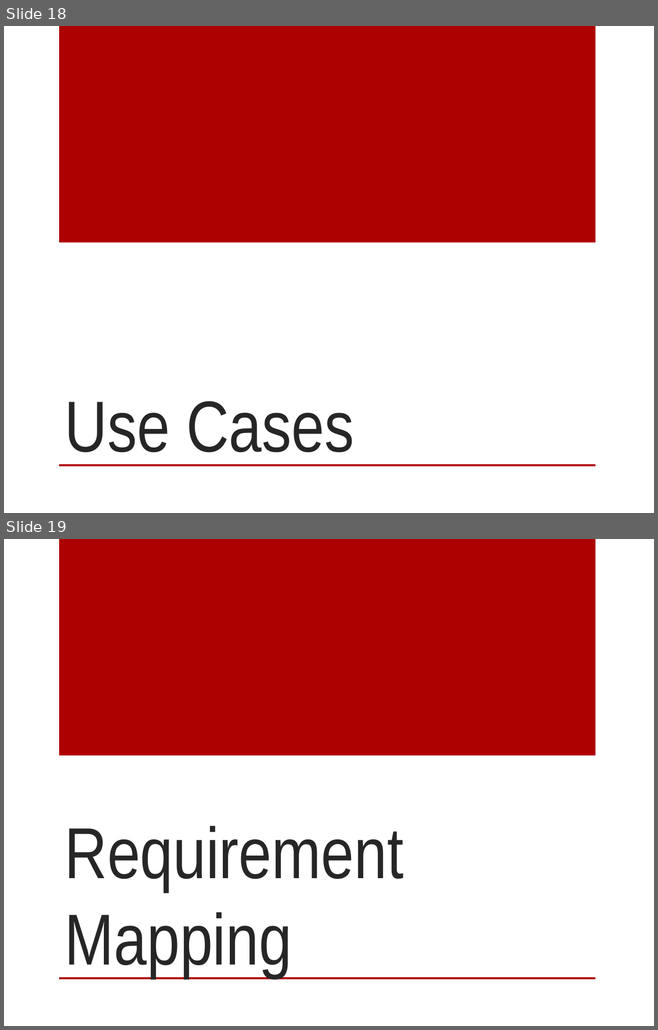
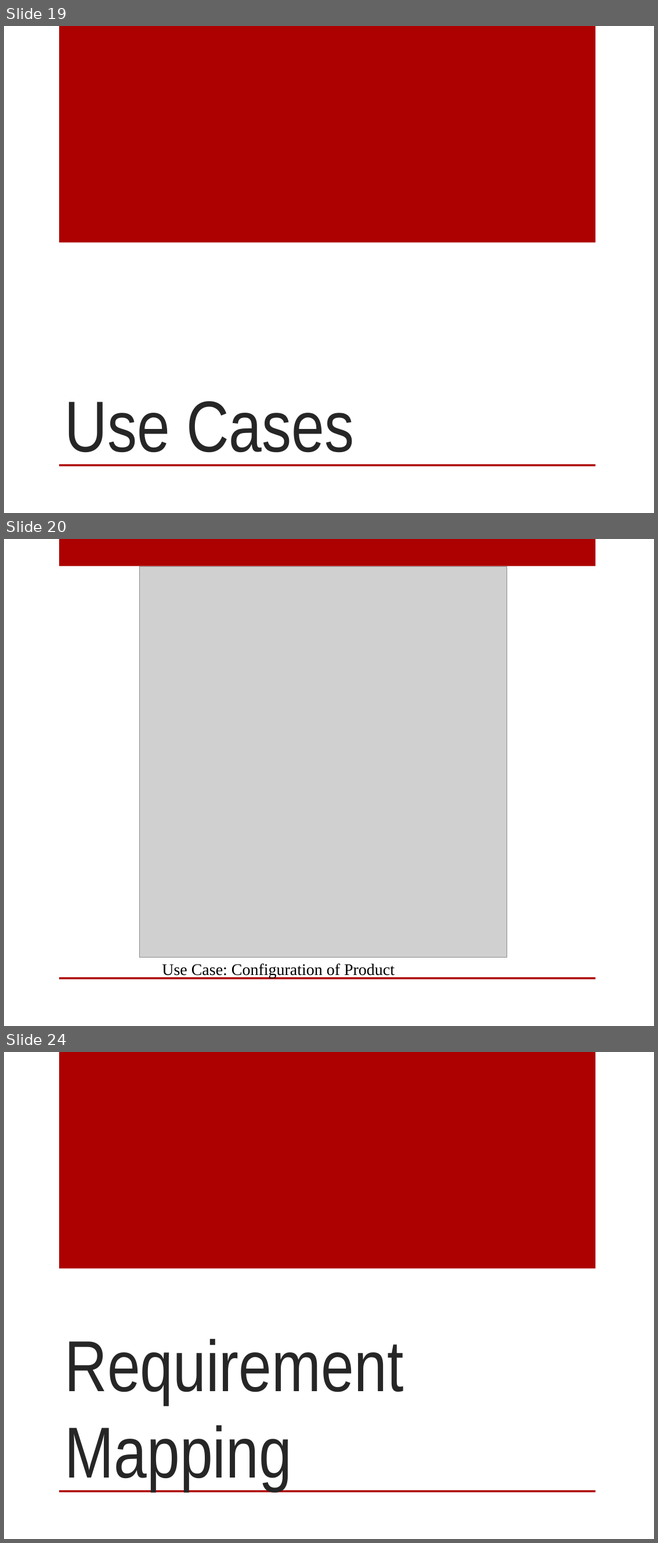
Before and after one commit to mtoledo2000/SlidingProfiler, a slide deck: Presentations/ADS Gate Review 9-13-12.pptx. Shown one above the other, each under a label of ours: slides 18 and 19 before the commit, slides 19, 20 and 24 after it; the slides between them are not shown. The pictures are 658x1030 and 658x1543 pixels, drawn with LibreOffice and Linux fonts; fonts in the diff are those of the drawing; grey boxes stand for pictures; background and template pictures are left out. Boxes give left, top, right and bottom in pixels: in the first picture for what was removed or moved away, otherwise in the second. Text is boxed around its words. In the diff, an @@ line names an element or a change of style, - is before the commit and + after.

```diff
--- a/Presentations/ADS Gate Review 9-13-12.pptx
+++ b/Presentations/ADS Gate Review 9-13-12.pptx
@@ slide 20 added at (4,539,654,1026), background picture (left out); not listed: 1 template element that a slide beside it also shows @@
@@ rectangle added at (59,539,595,566), fill #AD0101 @@
@@ picture added at (139,566,506,957) @@
@@ text added at (162,964,394,978), 18 pt, text #000000 @@
+Use Case: Configuration of Product
@@ what was slide 18 is now slide 19 @@
@@ what was slide 19 is now slide 24 @@
```
Also in this commit, not shown: 7 other slides added, 3 slides removed.
